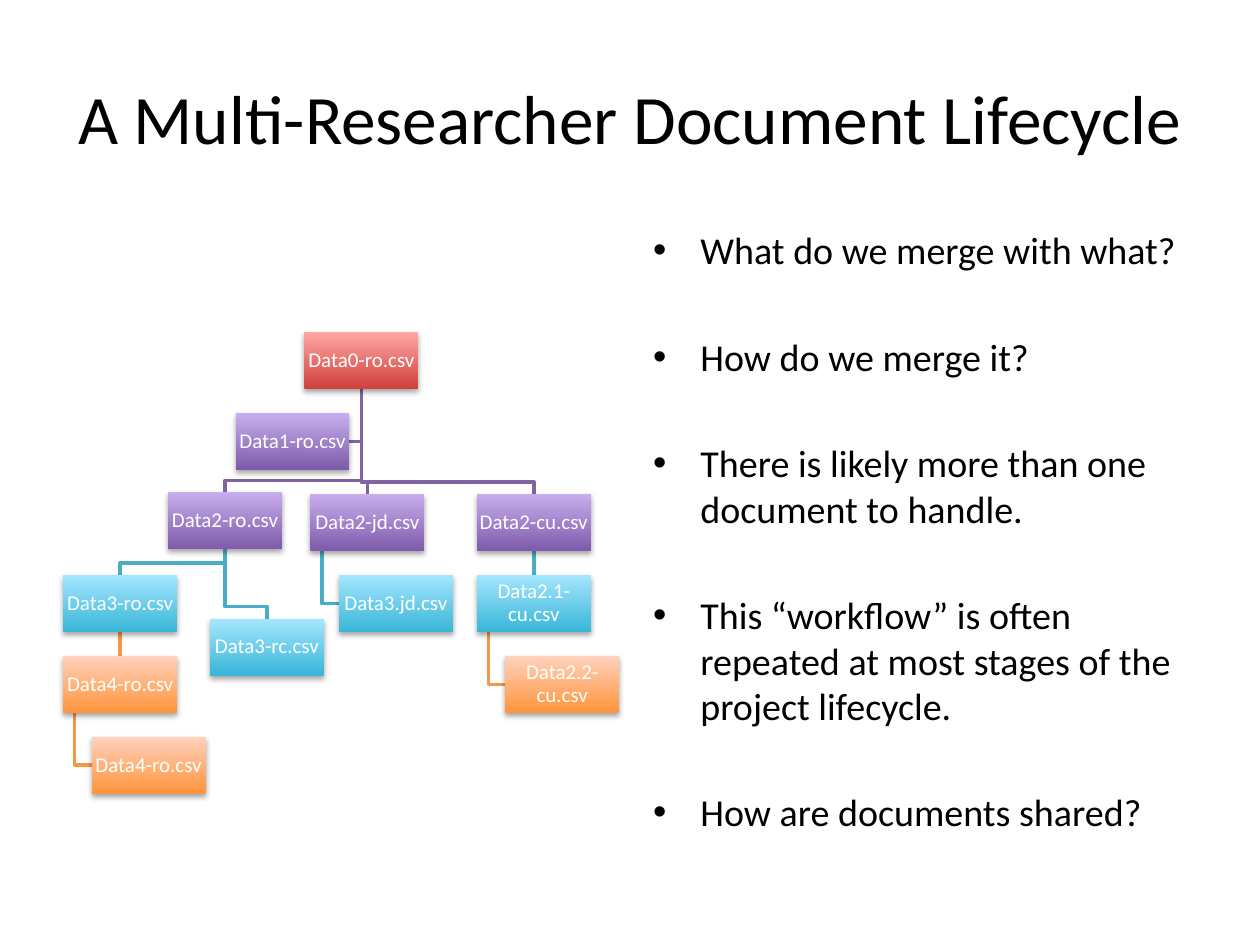
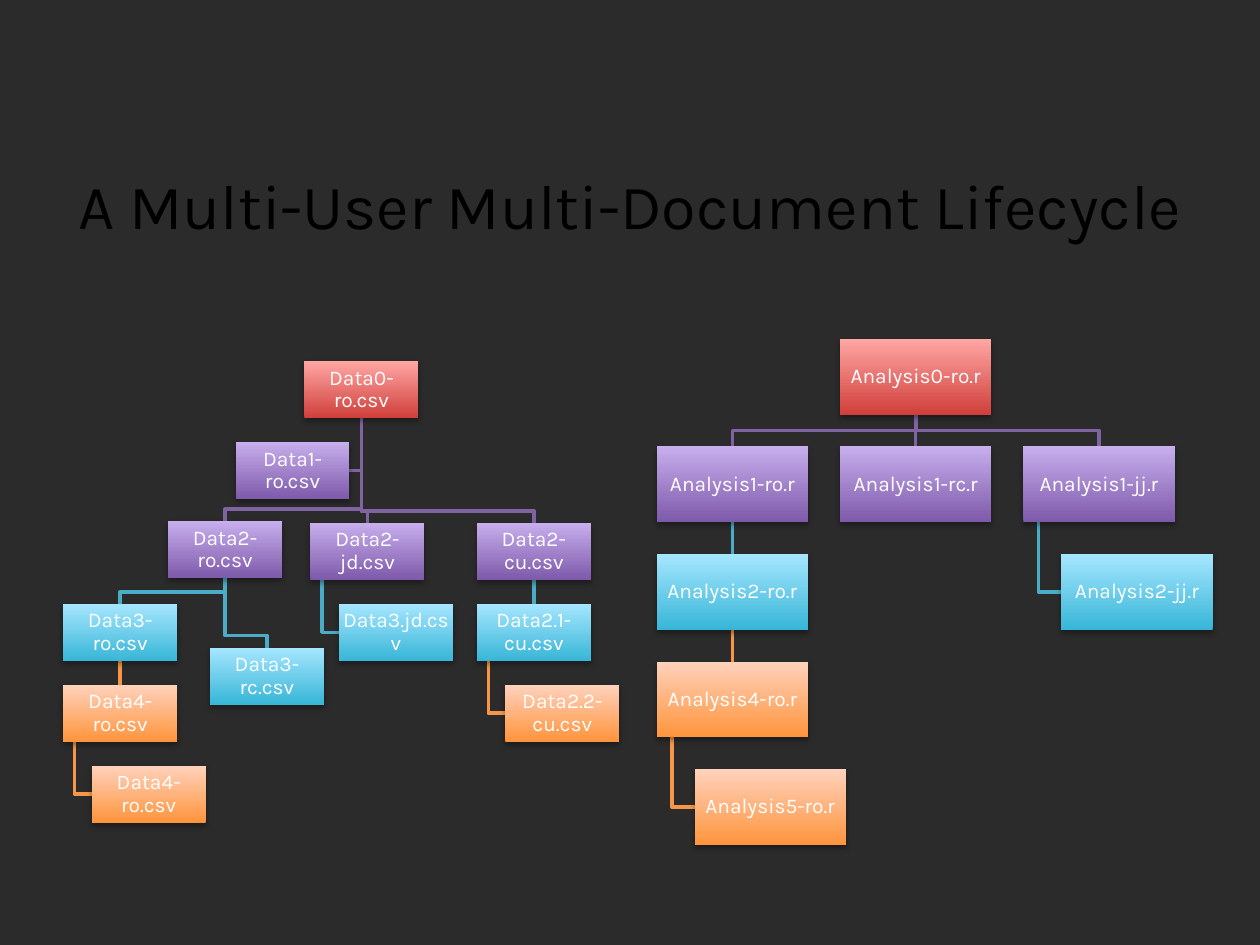
Before and after one commit to psu-libraries/github_workshop, a slide deck: slide 3 of github_workshop_slides.pptx. Drawn at 1260x945 pixels with LibreOffice and Linux fonts; fonts in the diff are those of the drawing; background and template pictures are left out; a plain dark background stands for a picture behind light text. Boxes give left, top, right and bottom in pixels: in the first picture for what was removed or moved away, otherwise in the second. Text is boxed around its words. In the diff, an @@ line names an element or a change of style, - is before the commit and + after.

Commit message:
updated slides a bit

```diff
--- a/github_workshop_slides.pptx
+++ b/github_workshop_slides.pptx
@@ background #FFFFFF to picture (left out) @@
@@ title at (78, 186, 1181, 244): text changed; size 39.6 to 36 pt; font Calibri to Karla @@
-A Multi-Researcher Document Lifecycle
+A Multi-User Multi-Document Lifecycle
@@ text removed at (700, 237, 1175, 827) @@
-• What do we merge with what?
-• How do we merge it?
-• There is likely more than one document to handle.
-• This “workflow” is often repeated at most stages of the project lifecycle.
-• How are documents shared?
@@ font Calibri to Karla in 12 elements at (88, 695, 152, 731), (522, 695, 602, 731), (329, 372, 394, 407), (193, 532, 257, 567), (88, 613, 152, 650), (117, 776, 181, 812), (235, 657, 299, 694), (343, 612, 448, 632), (502, 533, 566, 569), (496, 613, 571, 650), (263, 453, 322, 488), (335, 533, 399, 574) @@
@@ 12 texts, 12 rectangles, 9 freeform shapes: place and size @@
-12 texts, 12 rectangles, 9 freeform shapes at (63, 333, 619, 794)
+12 texts, 12 rectangles, 9 freeform shapes at (63, 362, 619, 823)
@@ group added at (656, 339, 1212, 844): 8 rectangles, 8 texts, 7 freeform shapes @@
+Analysis0-ro.r
+Analysis1-ro.r
+Analysis2-ro.r
+Analysis4-ro.r
+Analysis5-ro.r
+Analysis1-rc.r
+Analysis1-jj.r
+Analysis2-jj.r
@@ freeform shape: place and size @@
-freeform shape at (113, 633, 126, 656)
+freeform shape at (113, 660, 126, 684)
@@ freeform shape: place and size @@
-freeform shape at (489, 633, 507, 685)
+freeform shape at (489, 660, 507, 713)
```
Also in this commit, not shown: 12 other slides changed, 1 slide added, 4 slides removed.
